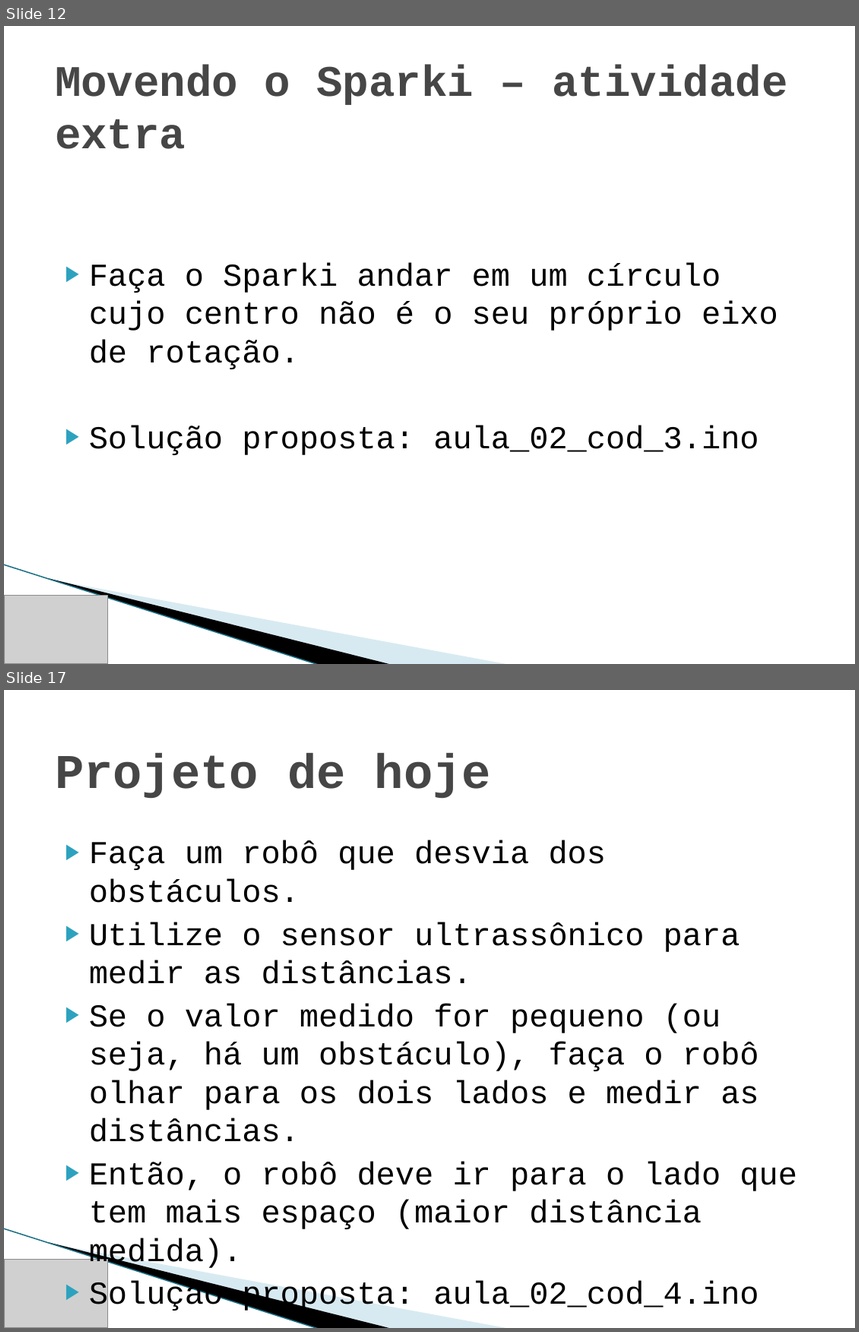
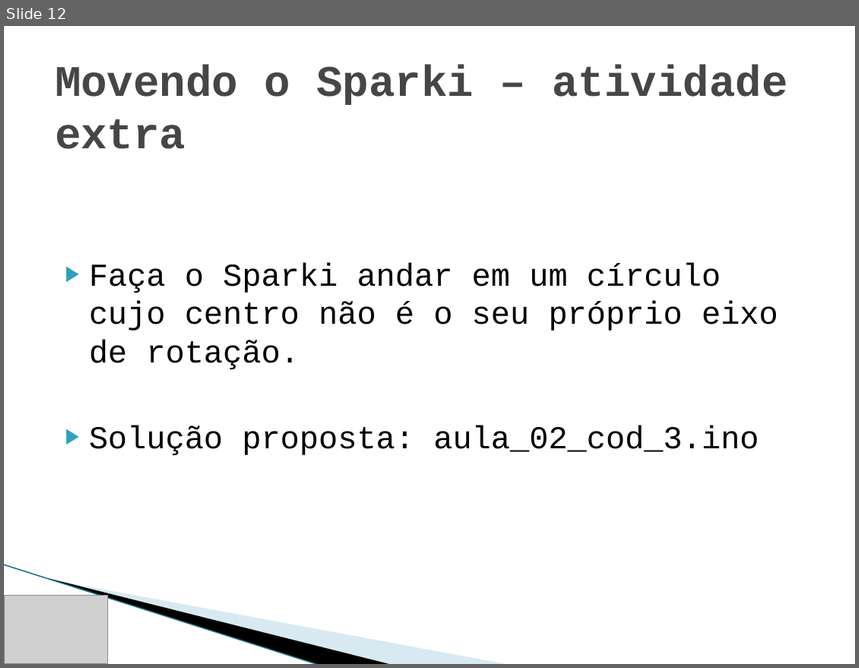
Before and after one commit to IEEE-RAS-UnB/edubot, a slide deck: Aula 02/Aula 02.pptx. Shown one above the other, each under a label of ours: slides 12 and 17 before the commit, slide 12 after it; the slides between them are not shown. The pictures are 859x1332 and 859x668 pixels, drawn with LibreOffice and Linux fonts; fonts in the diff are those of the drawing; grey boxes stand for pictures; background and template pictures are left out. Boxes give left, top, right and bottom in pixels: in the first picture for what was removed or moved away, otherwise in the second. Text is boxed around its words. In the diff, an @@ line names an element or a change of style, - is before the commit and + after.

```diff
--- a/Aula 02/Aula 02.pptx
+++ b/Aula 02/Aula 02.pptx
@@ slide 17 removed at box(4, 690, 855, 1328), background #FFFFFF; not listed: 3 template elements that a slide beside it also shows @@
@@ title removed at box(55, 753, 491, 799) @@
-Projeto de hoje
@@ text removed at box(89, 840, 797, 1314) @@
-▶ Faça um robô que desvia dos obstáculos.
-▶ Utilize o sensor ultrassônico para medir as distâncias.
-▶ Se o valor medido for pequeno (ou seja, há um obstáculo), faça o robô olhar para os dois lados e medir as distâncias.
-▶ Então, o robô deve ir para o lado que tem mais espaço (maior distância medida).
-▶ Solução proposta: aula_02_cod_4.ino
@@ picture removed at box(4, 1259, 108, 1328) @@
```
Also in this commit, not shown: 2 slides changed, 4 other slides removed, 2 other files.
